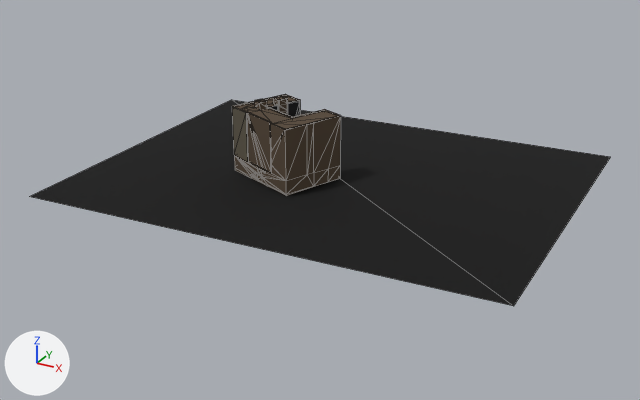
Before and after pictures for a commit that changed the glTF model public/twins/chatt/models/patten-towers.glb.
The view is the same before and after, from a camera (50 mm lens) standing at (234.0, -386.0, 188.0) and looking at (16.0, 10.0, -10.0). The lights are fixed; the arrows at lower left show +X, +Y and +Z. The first picture is the older version. Mesh edges are drawn as thin lines. Where no turn or scale is listed for an object, it has been applied to the vertices. Vertices at exactly the same position are counted once.
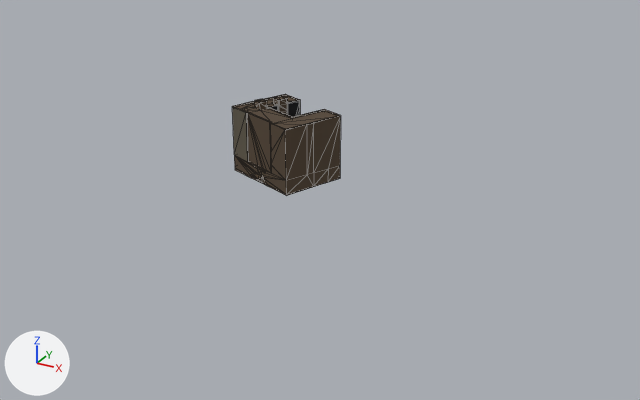
Where the newer file only moved an object's origin or applied its transform, the numbers keep the older frame.

Changed parts and their boxes (x1, y1, x2, y2) in the pictures (640 x 400 px):
'Mesh_0', reshaped (81% narrower, 52% shorter): before (29, 94, 610, 306); after (232, 94, 341, 196)
part 1 of me_mesh_0, deleted: before (29, 100, 610, 306)

Diff of the bpy script that builds the scene:
```diff
--- a/public/twins/chatt/models/patten-towers.glb.py
+++ b/public/twins/chatt/models/patten-towers.glb.py
@@ me_mesh_0 @@
 # used by ob_mesh_0; location = (15.7, 24.8, 19.4)
-me_mesh_0.from_pydata(...)  # 220 vertices, 421 faces; spans x -134.0..135.0, y -101.0..101.0, z -22.0..22.0
+me_mesh_0.from_pydata(...)  # 216 vertices, 423 faces; spans x -52.0..8.0, y -39.0..14.0, z -20.0..22.0
+# me_mesh_0 part 1: the loose piece of 4 vertices spanning x -134.0..135.0, y -101.0..101.0, z -22.0..-17.0 is deleted
+# other edits to the shape of me_mesh_0 do not show in these pictures
 me_mesh_0.materials.append(mat_palettematerial001)
```
